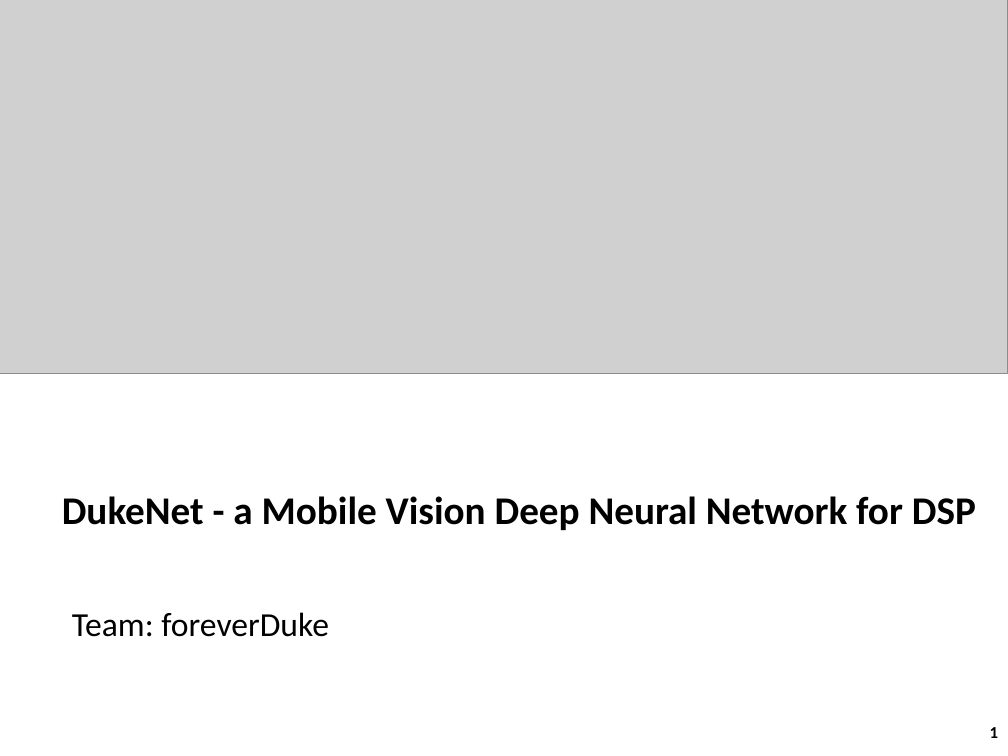
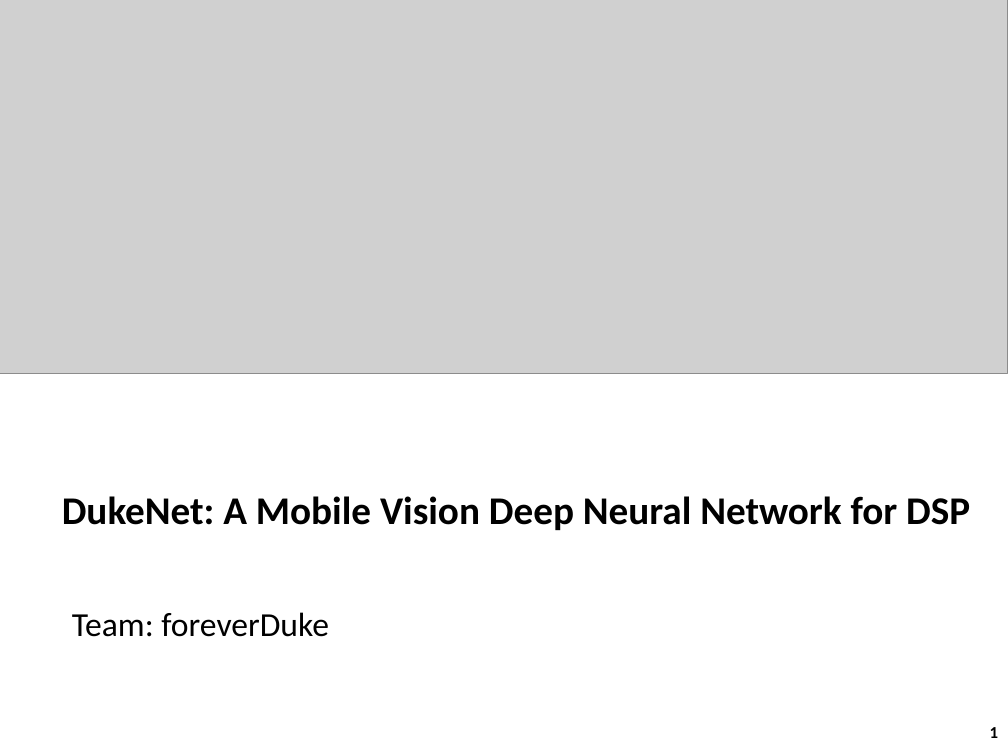
Before and after one commit to newwhitecheng/dukenet, a slide deck: slide 1 of g3doc/dukenet_presentation.pptx. Drawn at 1008x756 pixels with LibreOffice and Linux fonts; fonts in the diff are those of the drawing; grey boxes stand for pictures. Boxes give left, top, right and bottom in pixels: in the first picture for what was removed or moved away, otherwise in the second. Text is boxed around its words. In the diff, an @@ line names an element or a change of style, - is before the commit and + after.

```diff
--- a/g3doc/dukenet_presentation.pptx
+++ b/g3doc/dukenet_presentation.pptx
@@ text at box(62, 496, 970, 530): text changed @@
-DukeNet - a Mobile Vision Deep Neural Network for DSP
+DukeNet: A Mobile Vision Deep Neural Network for DSP
```
Also in this commit, not shown: 2 other slides changed.
